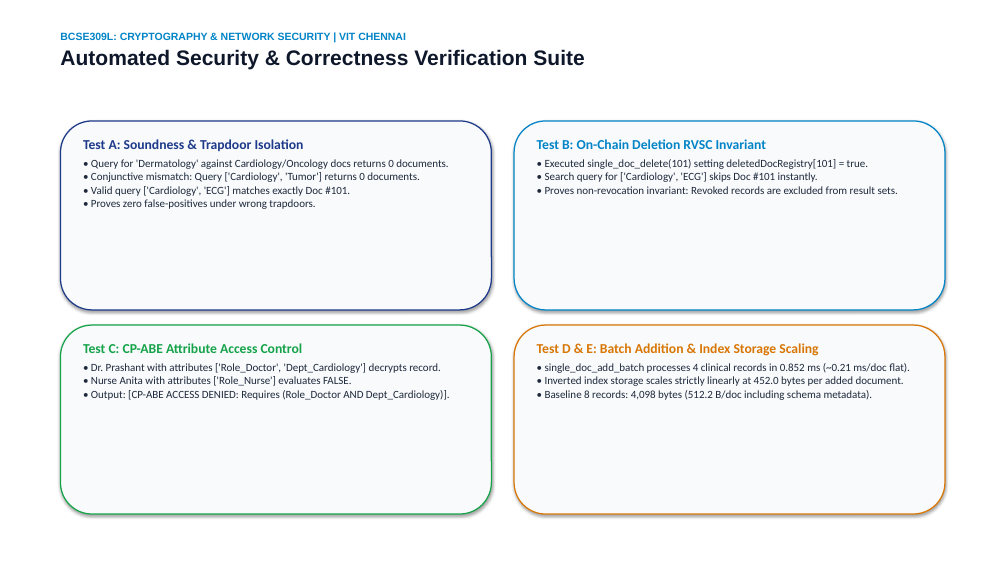
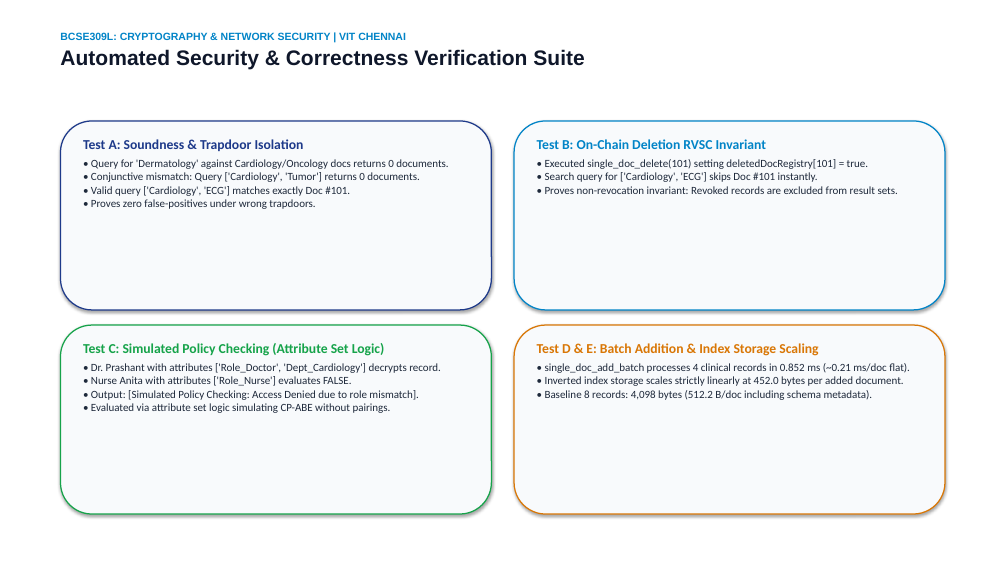
Before and after one commit to Prashant8991/BAMKS, a slide deck: slide 11 of submission_materials/1_Presentation_PPT/BAMKS_D_Final_Presentation.pptx. Drawn at 1008x567 pixels with LibreOffice and Linux fonts; fonts in the diff are those of the drawing. Boxes give left, top, right and bottom in pixels: in the first picture for what was removed or moved away, otherwise in the second. Text is boxed around its words. In the diff, an @@ line names an element or a change of style, - is before the commit and + after.

```diff
--- a/submission_materials/1_Presentation_PPT/BAMKS_D_Final_Presentation.pptx
+++ b/submission_materials/1_Presentation_PPT/BAMKS_D_Final_Presentation.pptx
@@ text at box(83, 343, 441, 413): text changed @@
-Test C: CP-ABE Attribute Access Control
-• Dr. Prashant with attributes ['Role_Doctor', 'Dept_Cardiology'] decrypts record.
-• Nurse Anita with attributes ['Role_Nurse'] evaluates FALSE.
-• Output: [CP-ABE ACCESS DENIED: Requires (Role_Doctor AND Dept_Cardiology)].
+Test C: Simulated Policy Checking (Attribute Set Logic)
+• Dr. Prashant with attributes ['Role_Doctor', 'Dept_Cardiology'] decrypts record.
+• Nurse Anita with attributes ['Role_Nurse'] evaluates FALSE.
+• Output: [Simulated Policy Checking: Access Denied due to role mismatch].
+• Evaluated via attribute set logic simulating CP-ABE without pairings.
```
Also in this commit, not shown: 8 other slides changed, 29 other files.
